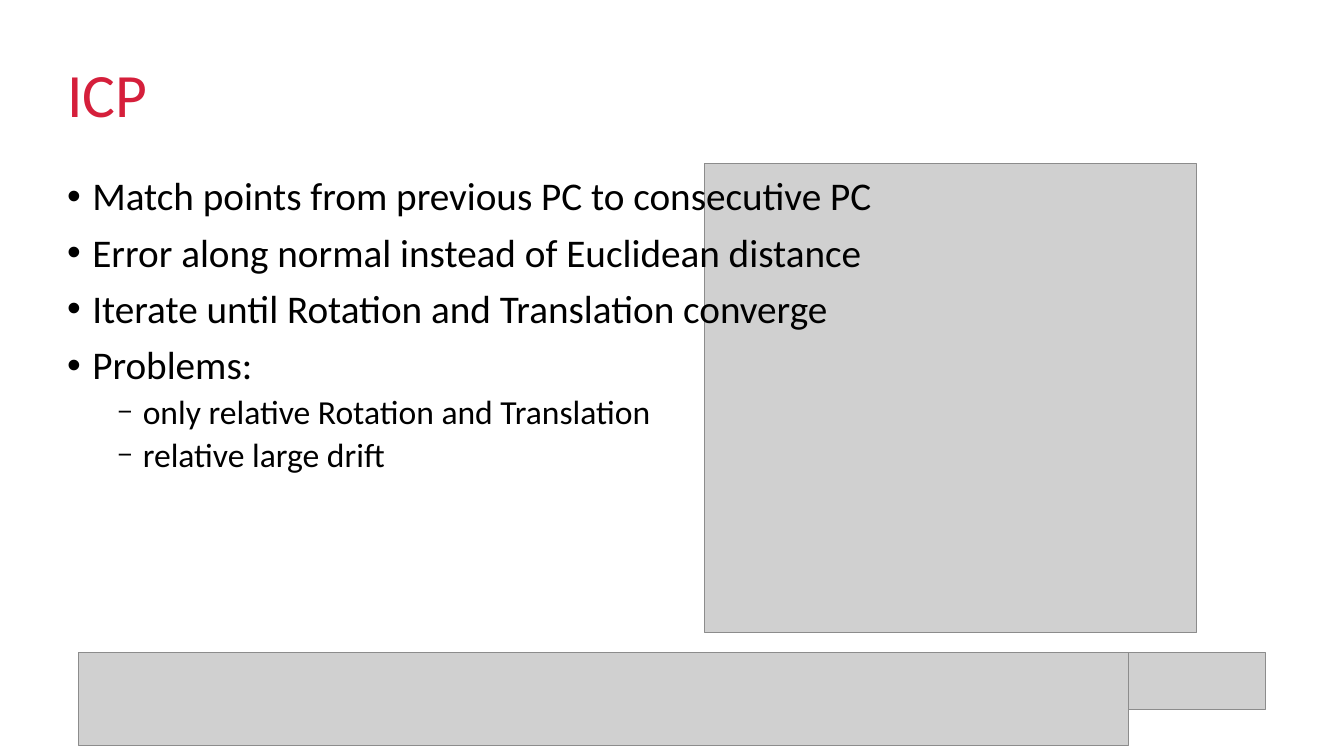
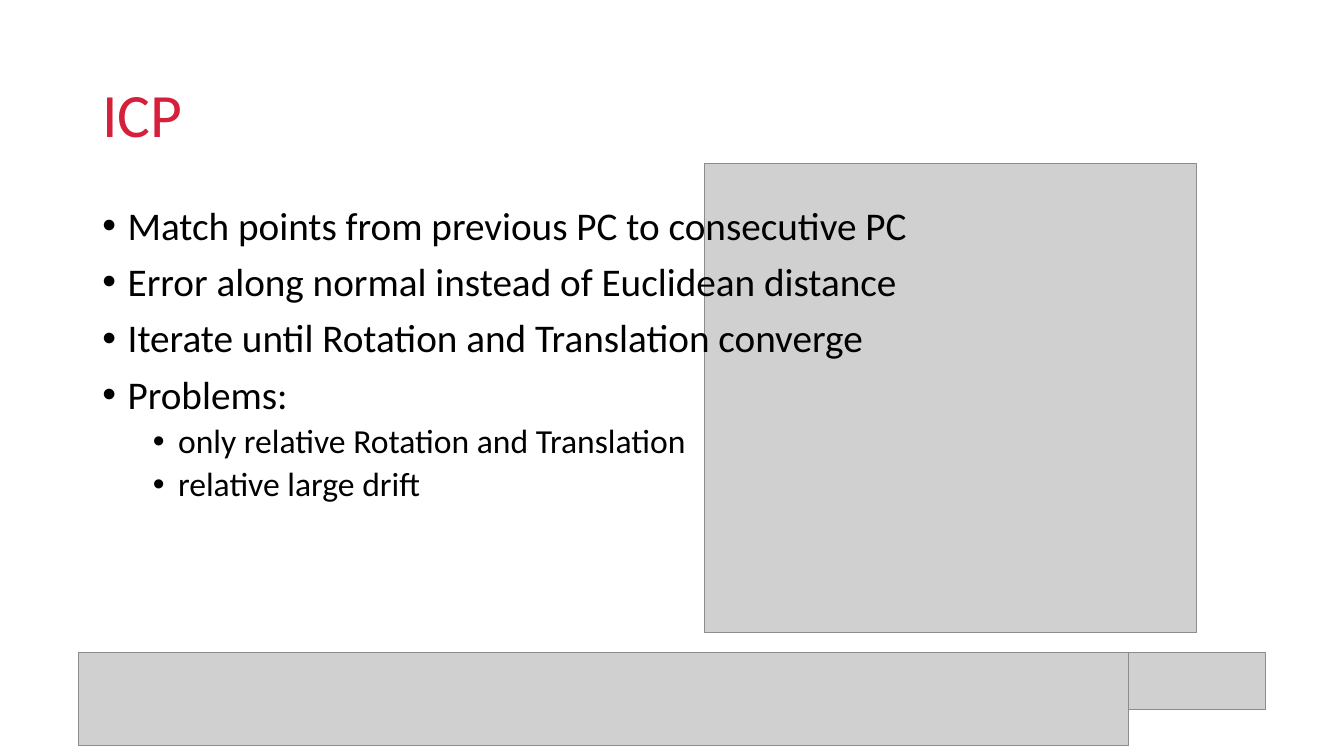
Before and after one commit to Ricrump/MAS512-Assignment2, a slide deck: slide 14 of MAS512_assignment2_gr3.pptx. Drawn at 1344x756 pixels with LibreOffice and Linux fonts; fonts in the diff are those of the drawing; grey boxes stand for pictures. Boxes give left, top, right and bottom in pixels: in the first picture for what was removed or moved away, otherwise in the second. Text is boxed around its words. In the diff, an @@ line names an element or a change of style, - is before the commit and + after.

Commit message:
fixed slide

```diff
--- a/MAS512_assignment2_gr3.pptx
+++ b/MAS512_assignment2_gr3.pptx
@@ title "ICP": place and size @@
-title "ICP" at bbox=[67, 77, 147, 118]
+title "ICP" at bbox=[102, 97, 182, 138]
@@ text "Match points from previous PC ...": place and size @@
-text "Match points from previous PC ..." at bbox=[92, 177, 871, 473]
+text "Match points from previous PC ..." at bbox=[128, 207, 906, 502]
@@ text at bbox=[178, 429, 686, 502]: bullet − to • @@
```
